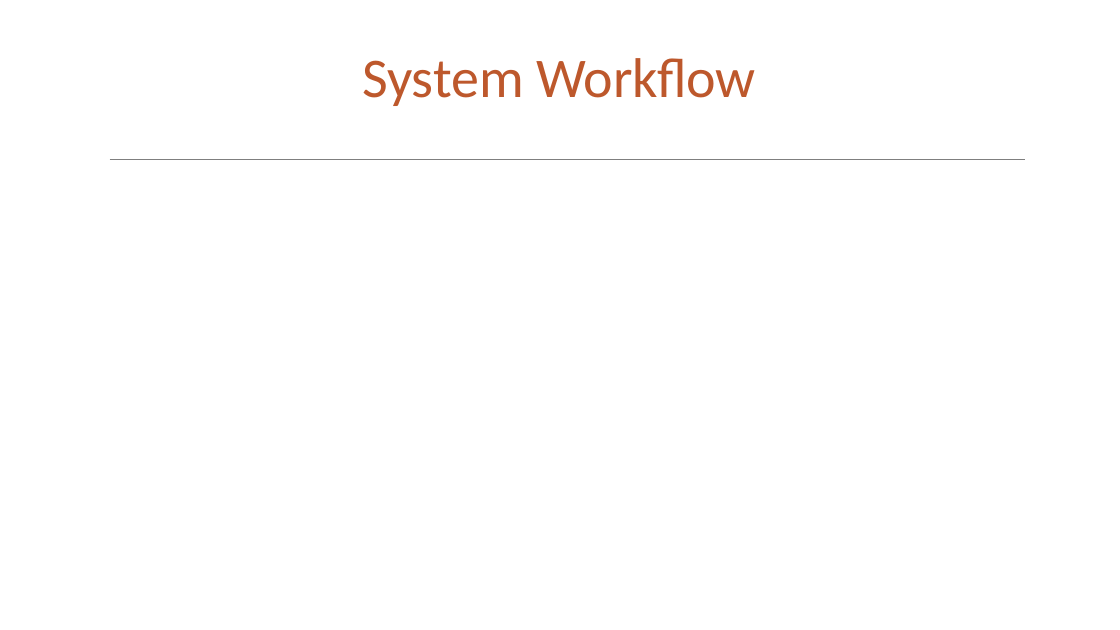
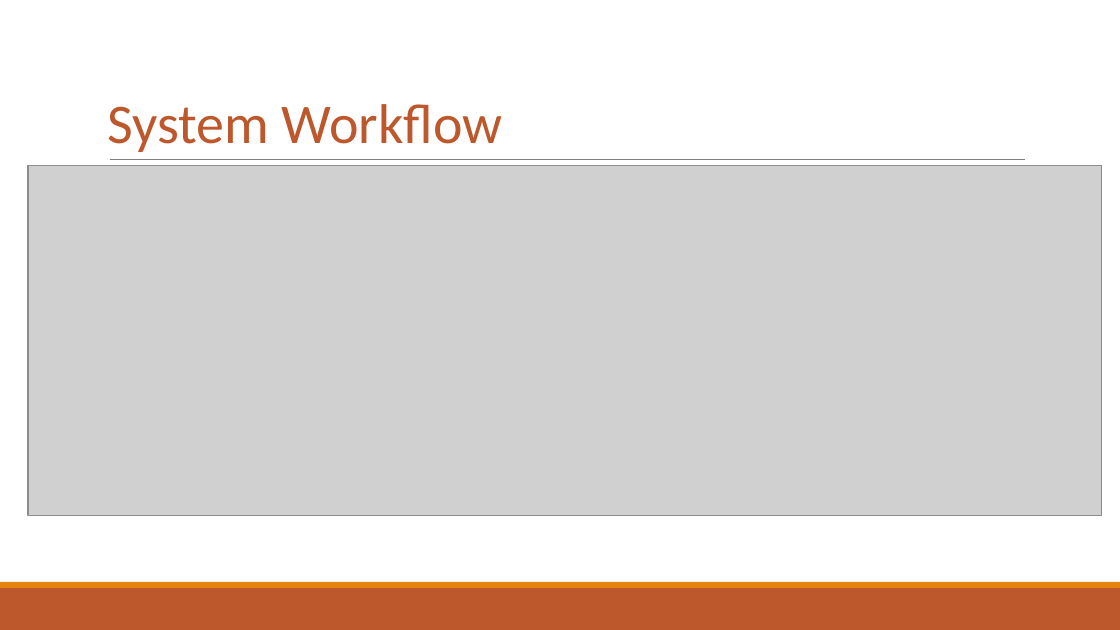
Before and after one commit to toad-of-code/timetable-editor-and-generator, a slide deck: slide 15 of TTGen (1).pptx (slide 13 before the commit). Drawn at 1120x630 pixels with LibreOffice and Linux fonts; fonts in the diff are those of the drawing; grey boxes stand for pictures; background and template pictures are left out. Boxes give left, top, right and bottom in pixels: in the first picture for what was removed or moved away, otherwise in the second. Text is boxed around its words. In the diff, an @@ line names an element or a change of style, - is before the commit and + after.

```diff
--- a/TTGen (1).pptx
+++ b/TTGen (1).pptx
@@ title "System Workflow": place and size @@
-title "System Workflow" at (362, 58, 756, 106)
+title "System Workflow" at (107, 104, 503, 152)
@@ title "System Workflow" at (107, 104, 503, 152): letter spacing -0.2 to 0 pt in "Workflow"; indent changed; less space between paragraphs @@
@@ picture added at (28, 166, 1101, 516) @@
@@ freeform shape added at (0, 588, 1120, 630), fill #BD582C @@
@@ freeform shape added at (0, 582, 1120, 588), fill #E48312 @@
```
Also in this commit, not shown: 6 other slides changed, 16 slides added, 3 slides removed, 16 other files.
